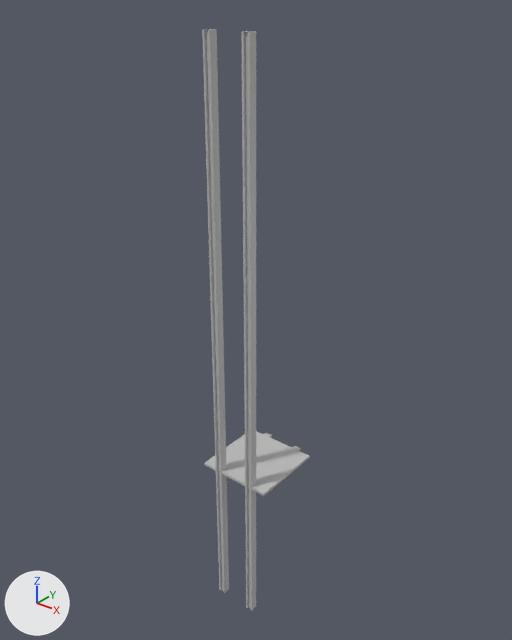
The FBX model Maya Project Files/Env/Exports/elevator/sm_elevator.fbx: old version first, new version second.
Rendered twice from a 50 mm camera at (29.1, -36.6, 35.2) aimed at (-0.9, 0.9, 12.0). The axes (+X, +Y, +Z) are drawn at lower left. The lights are the same throughout. Where no turn or scale is listed for an object, it has been applied to the vertices.

Objects in the first picture: 'platform', 'supports'.
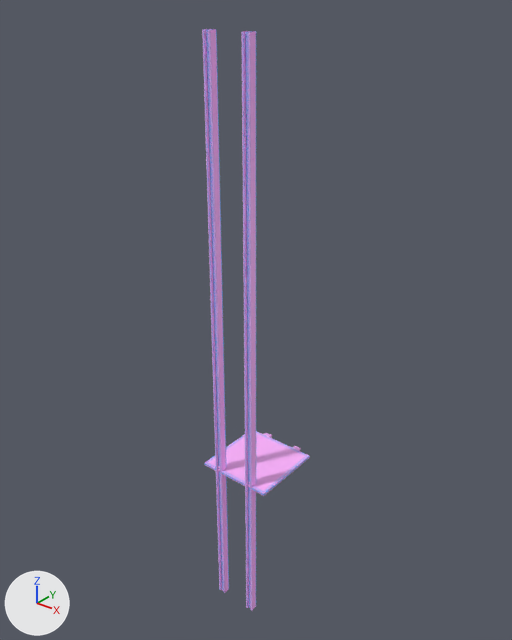
Where the newer file only moved an object's origin or applied its transform, the numbers keep the older frame.

Location of each change, (x1, y1, x2, y2) in pixels of the pictures (512 x 640 px):
part 1 of me_mesh_001, recoloured: (202, 29, 256, 610) in both
part 2 of me_mesh_002, added: after (256, 431, 310, 462)
part 3 of me_mesh_002, recoloured (grey to pink): (204, 433, 304, 496) in both

What the commit changed:
Picture 'OcclusionRoughnessMetallic.png' (img_occlusionroughnessmetallic_png) is new.
Material 'Metal_TS' (mat_metal_ts) is new.
Its texture is img_occlusionroughnessmetallic_png.
me_mesh_001 is used by ob_supports; location (0.0, -2.72, 9.72).
me_mesh_001 had 898 vertices, 880 faces and spanned x -1.8..1.8, y -0.3..0.3, z -22.7..22.7.
me_mesh_001 now has 896 vertices, 868 faces and spans x -1.8..1.8, y -0.3..0.3, z -22.7..22.7.
me_mesh_001 part 1: 868 faces spanning x -1.8..1.8, y -0.3..0.3, z -22.7..22.7 switch from mat_lambert1 (grey #bcbcbc) to mat_metal_ts (picture img_occlusionroughnessmetallic_png).
me_mesh_002 is used by ob_platform; location (0.0, 0.0, 0.0).
me_mesh_002 had 498 vertices, 480 faces and spanned x -3.03..3.03, y -3.03..3.55, z -0.1..0.1.
me_mesh_002 now has 540 vertices, 526 faces and spans x -3.03..3.03, y -3.03..3.55, z -0.1..0.1.
me_mesh_002 part 2: 42 vertices added at x -3.03..3.03, y 2.71, z -0.1..0.1.
me_mesh_002 part 3: 436 faces spanning x -3.03..3.03, y -3.03..3.55, z -0.1..0.1 switch from mat_lambert1 (grey #bcbcbc) to mat_metal_ts (picture img_occlusionroughnessmetallic_png).
